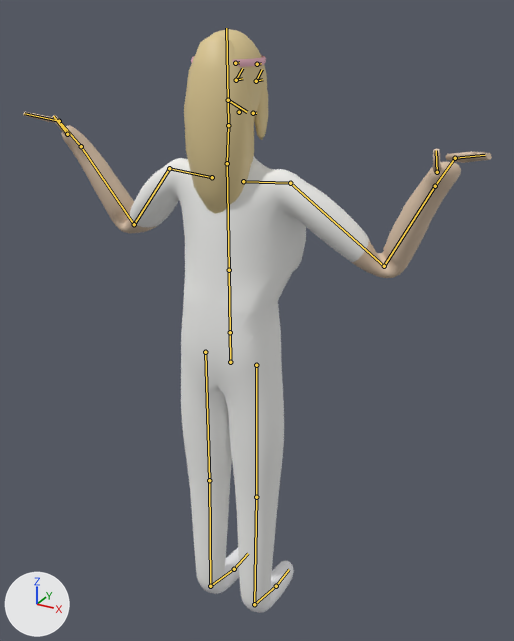
Renders of the Blender file source_art/char_tiffany.blend from each side of a commit.
The view is the same before and after, from a camera (50 mm lens) standing at (0.888, -1.468, 1.772) and looking at (0.013, 0.123, 0.976). The lights are fixed; the arrows at lower left show +X, +Y and +Z. The picture after the commit comes second. Both versions are drawn at frame 0 of the action 'arms_cross'; the numbers are the values there. The bones that bend it are drawn over the model as lines.

Objects in the first picture: 'tiffany_Mesh'.
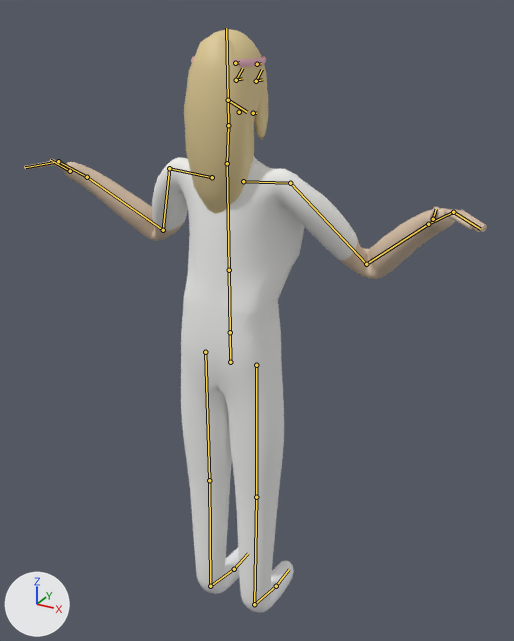
Where the change shows, as pixel boxes [x1, y1, x2, y2] in the pictures (514 x 641 px):
'tiffany_Mesh', posed
    before: [23, 29, 492, 613]
    after: [24, 29, 487, 613]
bone 'UpperArm.R', root to tip
    before: (290, 183) to (384, 266)
    after: (290, 183) to (366, 264)
bone 'UpperArm.L', root to tip
    before: (169, 168) to (134, 224)
    after: (169, 168) to (163, 230)

The change in detail:
Bone 'UpperArm.R' (bone_upperarm_r) turns from (48, 54, 33) to (61, 56, 64) degrees about its own x, y and z.
Bone 'UpperArm.L' (bone_upperarm_l) turns from (48, -54, -33) to (61, -56, -64) degrees about its own x, y and z.
